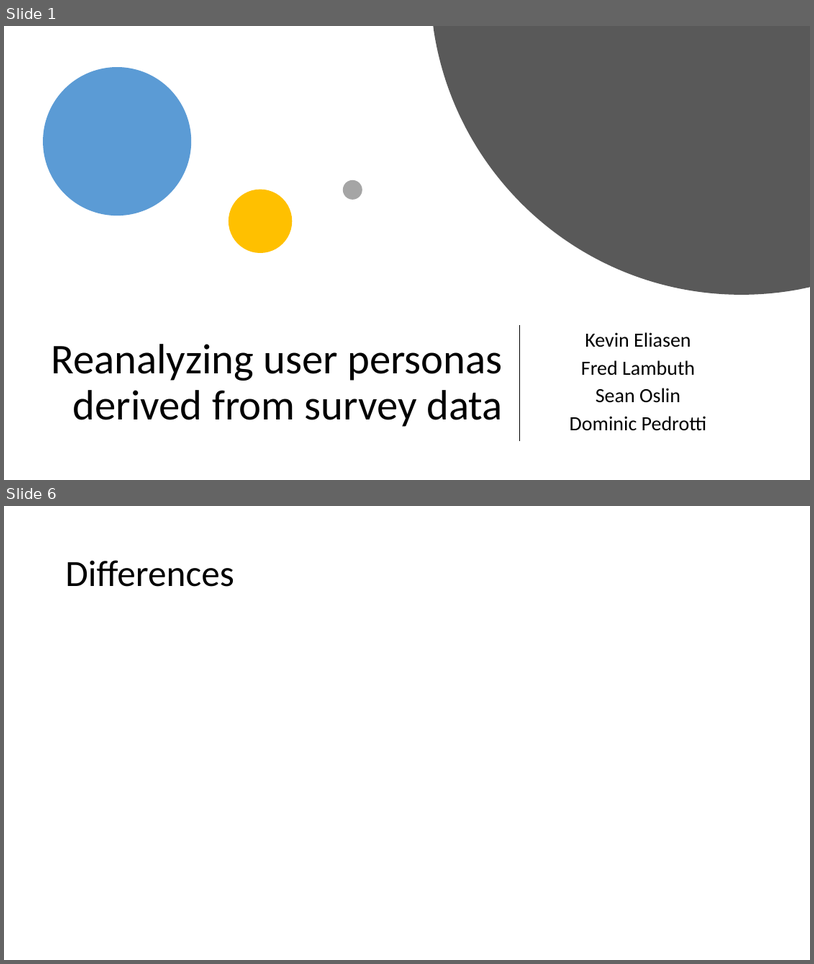
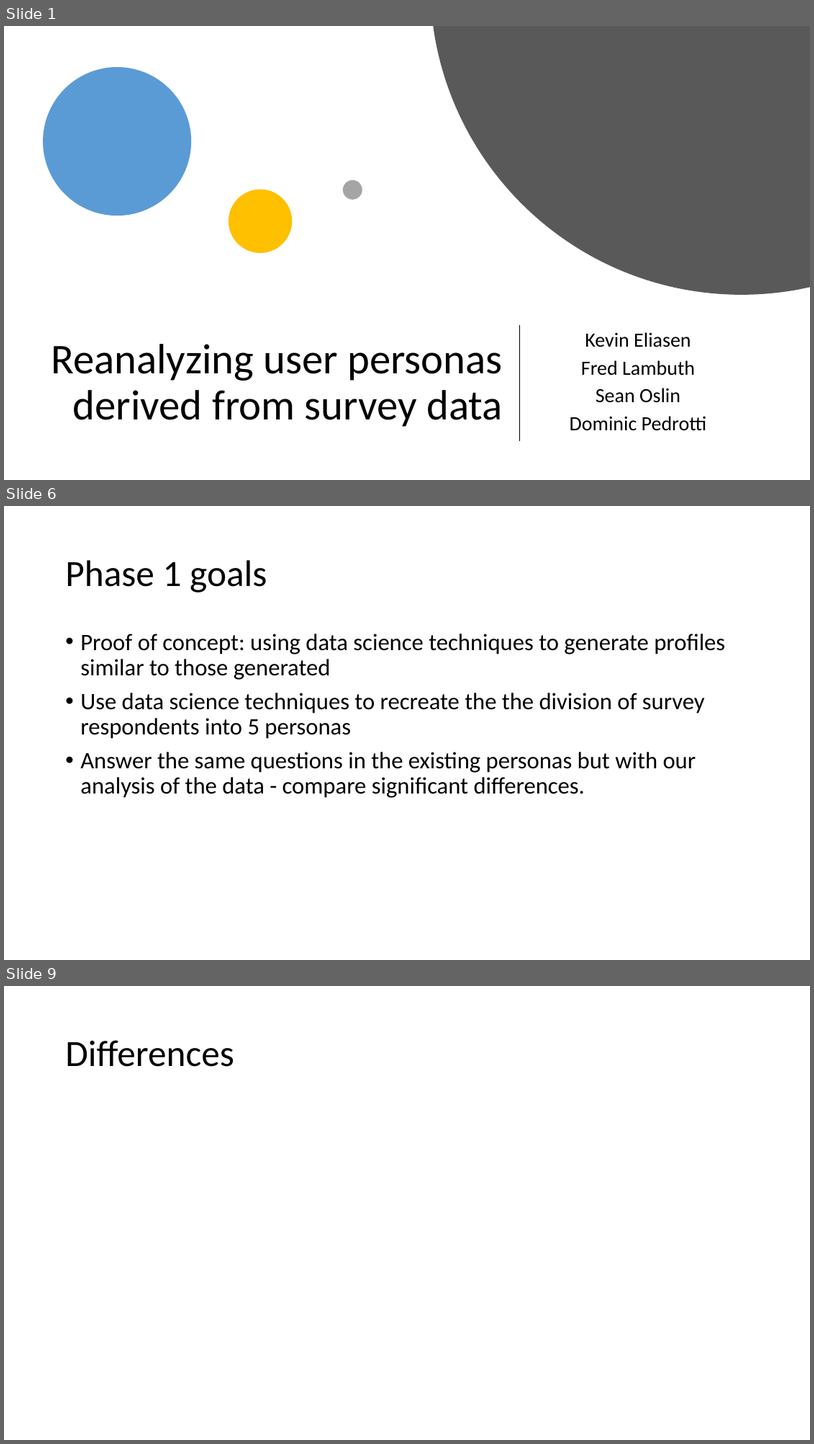
Before and after one commit to PersonaPredicta/Survey_Says..., a slide deck: New_personas.pptx. Shown one above the other, each under a label of ours: slides 1 and 6 before the commit, slides 1, 6 and 9 after it; the slides between them are not shown. The pictures are 814x964 and 814x1444 pixels, drawn with LibreOffice and Linux fonts; fonts in the diff are those of the drawing. Boxes give left, top, right and bottom in pixels: in the first picture for what was removed or moved away, otherwise in the second. Text is boxed around its words. In the diff, an @@ line names an element or a change of style, - is before the commit and + after.

```diff
--- a/New_personas.pptx
+++ b/New_personas.pptx
@@ slide 6 added at (x1=4, y1=506, x2=810, y2=960), background #FFFFFF @@
@@ title added at (x1=65, y1=560, x2=267, y2=592), 44 pt, text #000000 @@
+Phase 1 goals
@@ text added at (x1=80, y1=633, x2=725, y2=798), 28 pt, text #000000 @@
+• Proof of concept: using data science techniques to generate profiles similar to those generated
+• Use data science techniques to recreate the the division of survey respondents into 5 personas
+• Answer the same questions in the existing personas but with our analysis of the data - compare significant differences.
@@ what was slide 6 is now slide 9 @@
```
Also in this commit, not shown: 7 slides changed, 2 other slides added, 2 slides removed.
